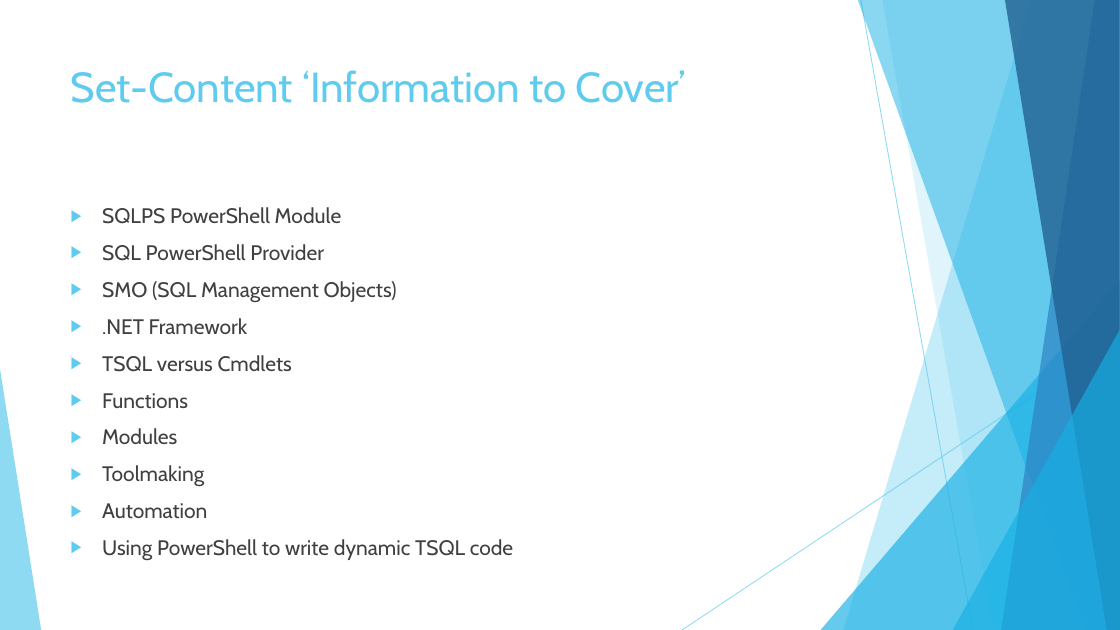
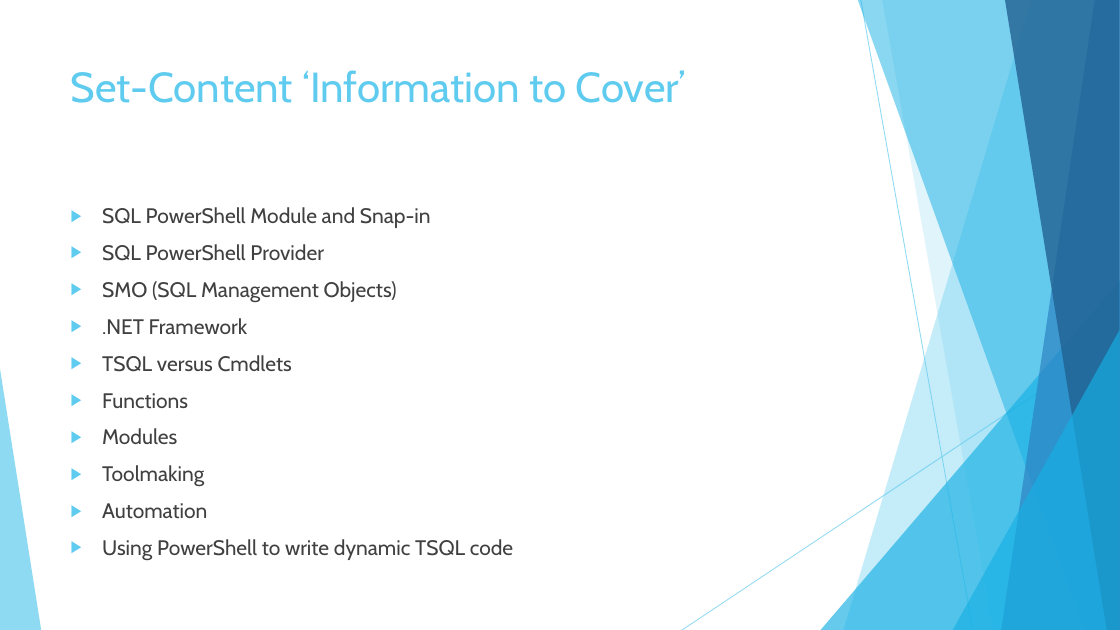
Before and after one commit to Sreekanth-1729/Powershell, a slide deck: slide 4 of PowerShell and DevOps Global Summit 2016/Unconventional SQL Server Tools in PowerShell/Unconventional SQL Server Tools in PowerShell.pptx. Drawn at 1120x630 pixels with LibreOffice and Linux fonts; fonts in the diff are those of the drawing. Boxes give left, top, right and bottom in pixels: in the first picture for what was removed or moved away, otherwise in the second. Text is boxed around its words. In the diff, an @@ line names an element or a change of style, - is before the commit and + after.

```diff
--- a/PowerShell and DevOps Global Summit 2016/Unconventional SQL Server Tools in PowerShell/Unconventional SQL Server Tools in PowerShell.pptx
+++ b/PowerShell and DevOps Global Summit 2016/Unconventional SQL Server Tools in PowerShell/Unconventional SQL Server Tools in PowerShell.pptx
@@ text at [102,207,431,228]: text changed @@
-▶ SQLPS PowerShell Module
+▶ SQL PowerShell Module and Snap-in
```
Also in this commit, not shown: 5 other slides changed, 1 slide added, 1 other file.
